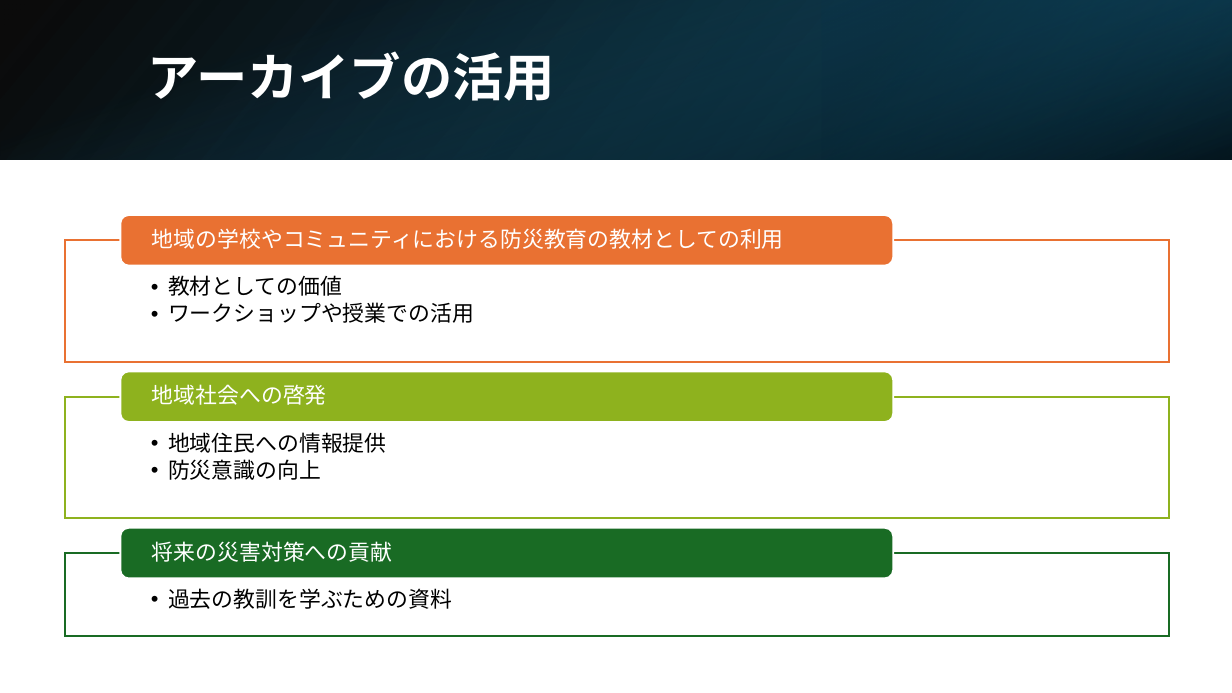
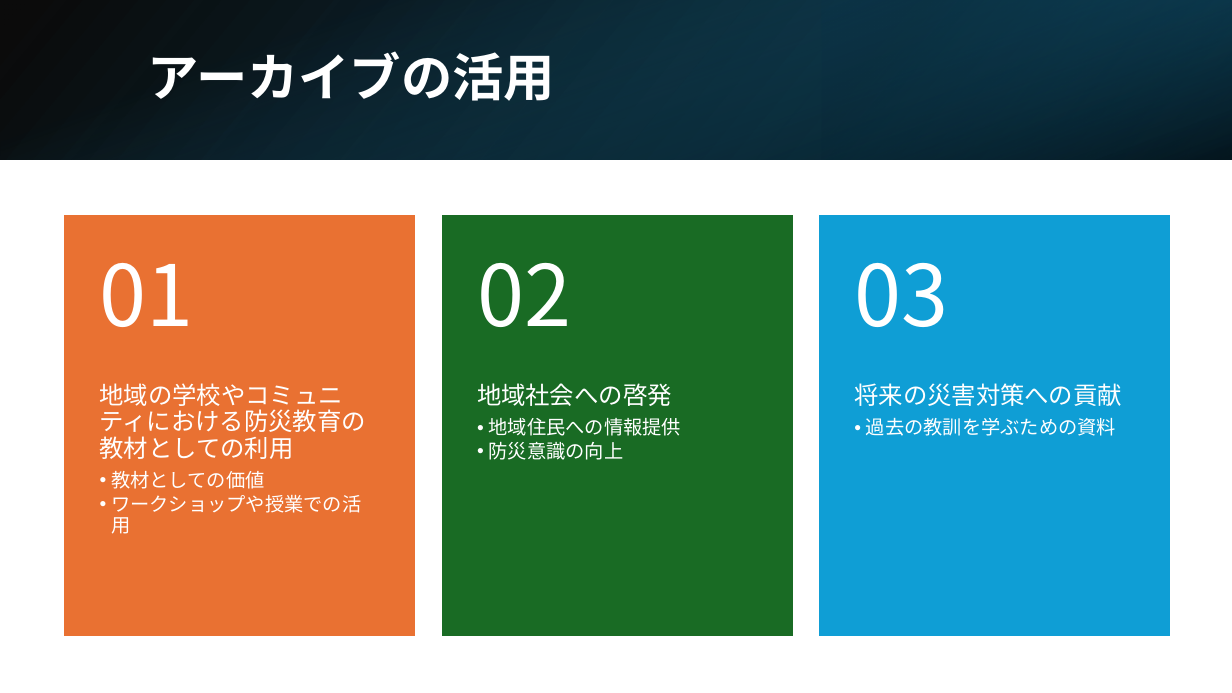
Before and after one commit to furuhashilab/ChisatoFuruuchi-2024-seminar-report, a slide deck: slide 7 of ゼミ論中間発表用.pptx. Drawn at 1232x693 pixels with LibreOffice and Linux fonts; fonts in the diff are those of the drawing. Boxes give left, top, right and bottom in pixels: in the first picture for what was removed or moved away, otherwise in the second. Text is boxed around its words. In the diff, an @@ line names an element or a change of style, - is before the commit and + after.

```diff
--- a/ゼミ論中間発表用.pptx
+++ b/ゼミ論中間発表用.pptx
@@ group added at <box>66,215,1169,635</box>: 3 rectangles, 3 texts @@
+01
+02
+03
@@ text "地域の学校やコミュニティにおける防災教育の教材としての利用": place and size @@
-text "地域の学校やコミュニティにおける防災教育の教材としての利用" at <box>152,228,784,249</box>
+text "地域の学校やコミュニティにおける防災教育の教材としての利用" at <box>100,383,366,534</box>
@@ text "地域の学校やコミュニティにおける防災教育の教材としての利用" at <box>100,383,366,534</box>: vertical alignment middle to top @@
@@ text at <box>100,383,366,459</box>: size 17 to 19 pt in "地域の学校やコミュニティにおける防災教育の教材としての利用" @@
@@ text "地域社会への啓発": place and size @@
-text "地域社会への啓発" at <box>168,432,387,480</box>
+text "地域社会への啓発" at <box>477,383,681,460</box>
@@ text at <box>477,383,672,406</box>: paragraph added @@
+地域社会への啓発
@@ text "将来の災害対策への貢献": place and size @@
-text "将来の災害対策への貢献" at <box>168,588,452,609</box>
+text "将来の災害対策への貢献" at <box>854,383,1122,436</box>
@@ text at <box>854,383,1122,406</box>: paragraph added @@
+将来の災害対策への貢献
@@ text at <box>489,418,681,460</box>: size 17 to 15 pt, text colour #000000 to #FFFFFF in "地域住民への情報提供", "防災意識の向上"; indent changed @@
@@ text at <box>866,417,1116,436</box>: size 17 to 15 pt, text colour #000000 to #FFFFFF in "過去の教訓を学ぶための資料"; indent changed @@
@@ text at <box>111,471,361,534</box>: paragraphs added @@
+  • 教材としての価値
+  • ワークショップや授業での活用
@@ group removed at <box>65,215,1169,636</box>: 3 rectangles, 3 texts, 3 rounded rectangles @@
-  • 教材としての価値
-  • ワークショップや授業での活用
-地域社会への啓発
-将来の災害対策への貢献
```
Also in this commit, not shown: 11 other slides changed.
